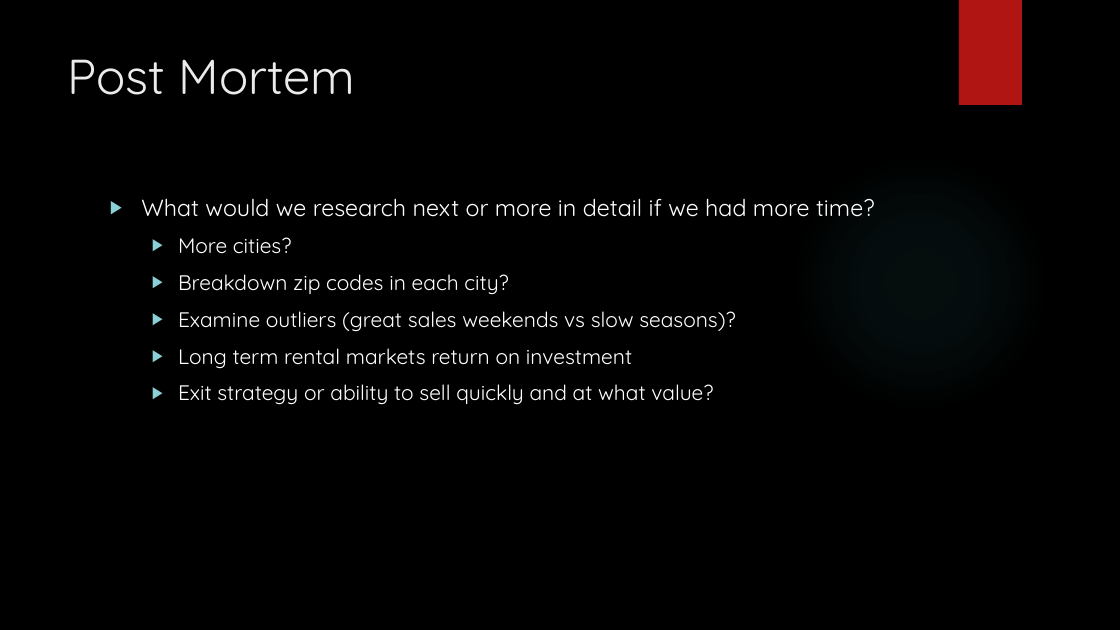
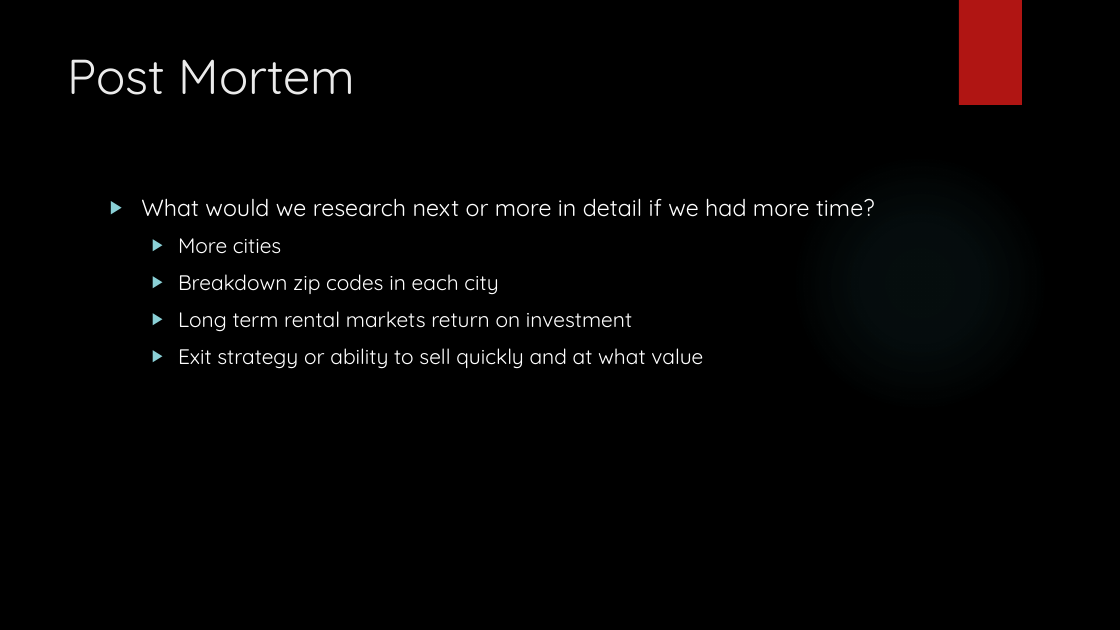
Before and after one commit to chinosamg/Cinco, a slide deck: slide 18 of Team Cinco.pptx (slide 17 before the commit). Drawn at 1120x630 pixels with LibreOffice and Linux fonts; fonts in the diff are those of the drawing; background and template pictures are left out. Boxes give left, top, right and bottom in pixels: in the first picture for what was removed or moved away, otherwise in the second. Text is boxed around its words. In the diff, an @@ line names an element or a change of style, - is before the commit and + after.

```diff
--- a/Team Cinco.pptx
+++ b/Team Cinco.pptx
@@ text at bbox=[178, 238, 498, 294]: text changed @@
-  ▶ More cities?
-  ▶ Breakdown zip codes in each city?
-  ▶ Examine outliers (great sales weekends vs slow seasons)?
+  ▶ More cities
+  ▶ Breakdown zip codes in each city
@@ text at bbox=[178, 348, 703, 369]: text changed @@
-  ▶ Exit strategy or ability to sell quickly and at what value?
+  ▶ Exit strategy or ability to sell quickly and at what value
```
Also in this commit, not shown: 1 other slide changed, 12 slides removed.
